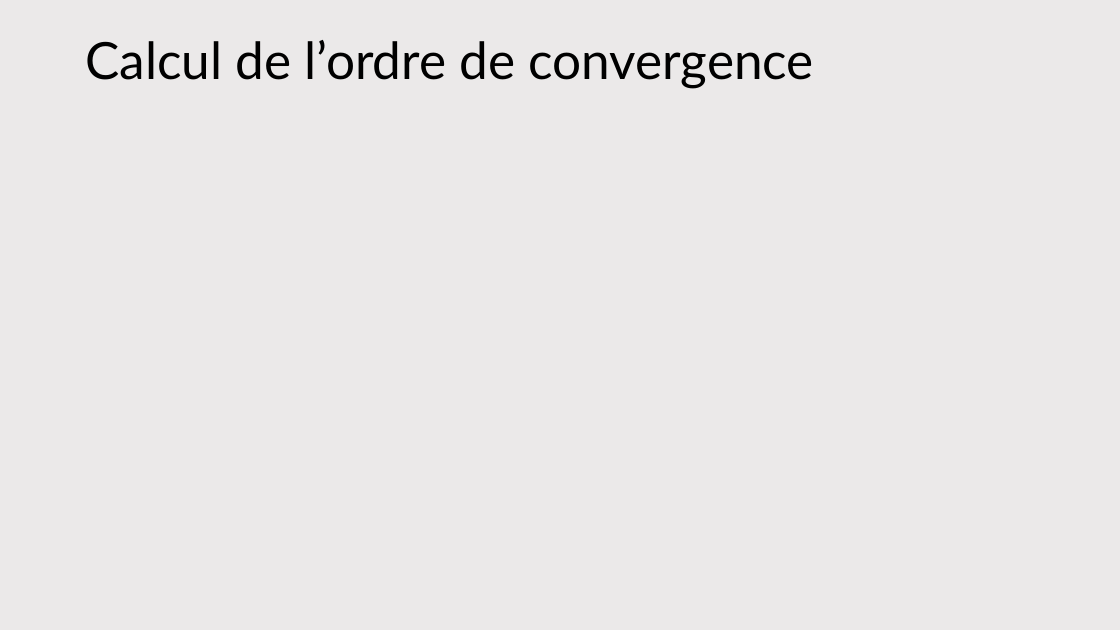
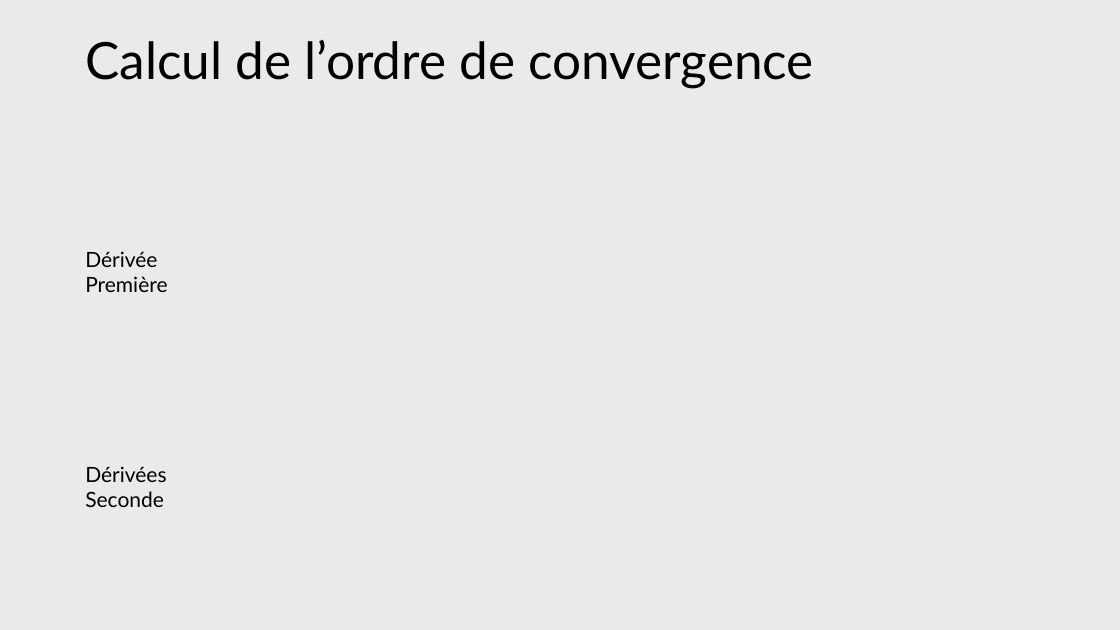
Before and after one commit to antoine-pt/MEC8211, a slide deck: slide 9 of projet_final/projet_final/MEC8211-Projet-final-Presentation.pptx. Drawn at 1120x630 pixels with LibreOffice and Linux fonts; fonts in the diff are those of the drawing; grey boxes stand for pictures. Boxes give left, top, right and bottom in pixels: in the first picture for what was removed or moved away, otherwise in the second. Text is boxed around its words. In the diff, an @@ line names an element or a change of style, - is before the commit and + after.

Commit message:
pwp: correction ordre de convergence en r

```diff
--- a/projet_final/projet_final/MEC8211-Projet-final-Presentation.pptx
+++ b/projet_final/projet_final/MEC8211-Projet-final-Presentation.pptx
@@ text added at [85, 251, 167, 292], 18 pt, text #000000 @@
+Dérivée Première
@@ text added at [85, 466, 166, 507], 18 pt, text #000000 @@
+Dérivées Seconde
```
